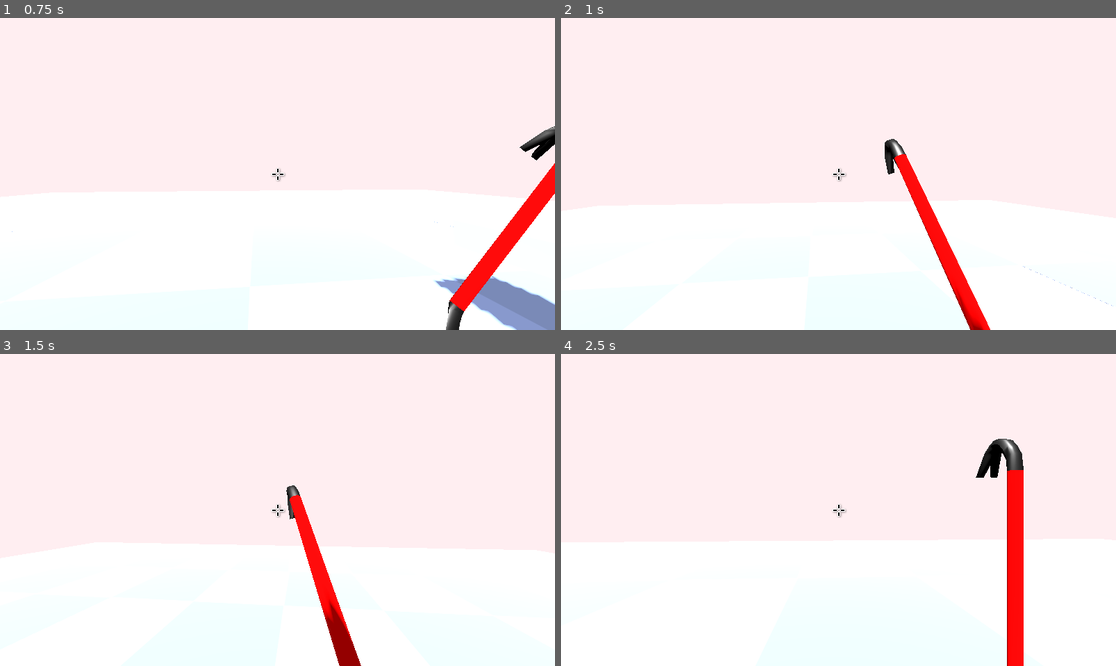
Above: before the commit, frames 1-4 (two rows, left to right).
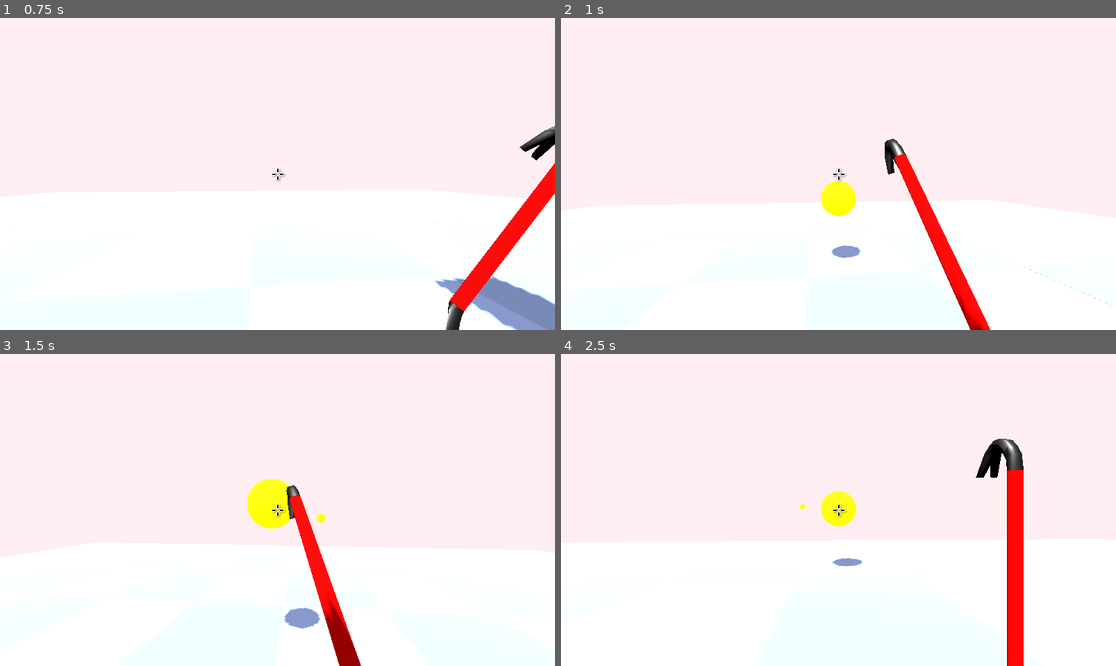
Above: after the commit, the same moments.

Repository: matousposp08/APCompSciGame
Game: Godot game, scene res://scenes/world.tscn
The game is run twice, just before and just after one commit, with the same random seed, the same clock (stepped at 60 frames per second) and the same inputs.
Inputs (mouse positions are in pixels of both pictures, inside the frame that each line leads up to):
- Up to frame 1 (0.75 s): move the mouse to (305, 174) at 0.52 s; press the mouse at (305, 174) at 0.53 s; hold W (move_forward) from 0.53 s (still down)
- Up to frame 2 (1 s): keep holding W (move_forward); tap Space (move_jump) at 0.77 s; tap E (magic, bound only after the commit) at 0.8 s
- Up to frame 3 (1.5 s): keep holding W (move_forward); move the mouse to (249, 510) at 1.27 s; release the mouse at (249, 510) at 1.28 s; tap E (magic, bound only after the commit) at 1.35 s
- Up to frame 4 (2.5 s): keep holding W (move_forward); tap Space (move_jump) at 1.52 s; click (810, 510) at 1.55 s; move the mouse to (849, 503) at 2.02 s; tap F (build) at 2.1 s; tap E (magic, bound only after the commit) at 2.3 s

Frame 1 is identical in both runs. In frame 2, 0.7% of the frame differs, in the area x 46-55%, y 52-78%; in frame 3, 1.3%, in the area x 44-59%, y 40-89%; in frame 4, 0.6%.

Commit message:
got fireball projectile working

Diff:
--- a/project.godot
+++ b/project.godot
@@ -75,3 +75,8 @@
 "events": [Object(InputEventKey,"resource_local_to_scene":false,"resource_name":"","device":-1,"window_id":0,"alt_pressed":false,"shift_pressed":false,"ctrl_pressed":false,"meta_pressed":false,"pressed":false,"keycode":0,"physical_keycode":70,"key_label":0,"unicode":102,"echo":false,"script":null)
 ]
 }
+magic={
+"deadzone": 0.5,
+"events": [Object(InputEventKey,"resource_local_to_scene":false,"resource_name":"","device":-1,"window_id":0,"alt_pressed":false,"shift_pressed":false,"ctrl_pressed":false,"meta_pressed":false,"pressed":false,"keycode":0,"physical_keycode":69,"key_label":0,"unicode":101,"echo":false,"script":null)
+]
+}
--- /dev/null
+++ b/scenes/player/fireball.tscn
@@ -0,0 +1,18 @@
+[gd_scene load_steps=4 format=3 uid="uid://colmv0gti4l0l"]
+
+[ext_resource type="Script" path="res://stuff/scripts/fireball.gd" id="1_odneo"]
+
+[sub_resource type="SphereMesh" id="SphereMesh_3w83p"]
+
+[sub_resource type="StandardMaterial3D" id="StandardMaterial3D_rqg4a"]
+albedo_color = Color(1, 0.462745, 0, 1)
+emission_enabled = true
+emission = Color(1, 0.52549, 0, 1)
+emission_energy_multiplier = 13.13
+
+[node name="fireball" type="Node3D"]
+script = ExtResource("1_odneo")
+
+[node name="MeshInstance3D" type="MeshInstance3D" parent="."]
+mesh = SubResource("SphereMesh_3w83p")
+surface_material_override/0 = SubResource("StandardMaterial3D_rqg4a")
--- a/scenes/player/player.gd
+++ b/scenes/player/player.gd
@@ -11,8 +11,9 @@
 @export var crouch_speed: float = 3.0
 
 
-
+var FIREBALL : PackedScene = preload('res://scenes/player/fireball.tscn')
 var BLOCK: PackedScene = preload('res://scenes/player/vertical_block.tscn')
+var instance
 
 var speed: float = base_speed
 var state: String = "normal"
@@ -41,6 +42,7 @@
 	update_camera(delta)
 	hit()
 	build()
+	fireball()
 	if Input.is_action_pressed("move_forward"):
 		if not isMoving:
 			isMoving = true
@@ -141,3 +143,10 @@
 		parts["head"].rotation_degrees.y -= event.relative.x * sensitivity
 		parts["head"].rotation_degrees.x -= event.relative.y * sensitivity
 		parts["head"].rotation.x = clamp(parts["head"].rotation.x, deg_to_rad(-90), deg_to_rad(90))
+
+func fireball() -> void:
+	if Input.is_action_just_pressed("magic"):
+		instance = FIREBALL.instantiate()
+		instance.position = $head.global_position
+		instance.transform.basis = $head.global_transform.basis
+		get_parent().add_child(instance)
--- a/scenes/player/player.tscn
+++ b/scenes/player/player.tscn
@@ -3,6 +3,33 @@
 [ext_resource type="Script" path="res://scenes/player/player.gd" id="1_u1w3t"]
 [ext_resource type="PackedScene" uid="uid://dvgwqpnepwrot" path="res://scenes/crowbar.glb" id="2_jdq2p"]
 [ext_resource type="Texture2D" uid="uid://c121wtswlrqas" path="res://stuff/aimer things/crosshair-icon-2048x2048-2clp4atl.png" id="5_cym7m"]
+
+[sub_resource type="Animation" id="Animation_bpp8w"]
+length = 0.001
+tracks/0/type = "value"
+tracks/0/imported = false
+tracks/0/enabled = true
+tracks/0/path = NodePath("head/crowbar:position")
+tracks/0/interp = 1
+tracks/0/loop_wrap = true
+tracks/0/keys = {
+"times": PackedFloat32Array(0),
+"transitions": PackedFloat32Array(1),
+"update": 0,
+"values": [Vector3(0.74, -0.254, -0.851)]
+}
+tracks/1/type = "value"
+tracks/1/imported = false
+tracks/1/enabled = true
+tracks/1/path = NodePath("head/crowbar:rotation")
+tracks/1/interp = 1
+tracks/1/loop_wrap = true
+tracks/1/keys = {
+"times": PackedFloat32Array(0),
+"transitions": PackedFloat32Array(1),
+"update": 0,
+"values": [Vector3(0, 0, 0)]
+}
 
 [sub_resource type="Animation" id="Animation_5n10e"]
 resource_name = "hit1"
@@ -32,37 +59,25 @@
 "values": [Vector3(0, 0, 0), Vector3(0, 0, -0.785398), Vector3(-0.83188, -0.290868, 0.552445), Vector3(-0.20797, -0.072717, 0.138111), Vector3(0, 0, 0)]
 }
 
-[sub_resource type="Animation" id="Animation_bpp8w"]
+[sub_resource type="AnimationLibrary" id="AnimationLibrary_32pe7"]
+_data = {
+"RESET": SubResource("Animation_bpp8w"),
+"hit1": SubResource("Animation_5n10e")
+}
+
+[sub_resource type="Animation" id="Animation_3degh"]
 length = 0.001
 tracks/0/type = "value"
 tracks/0/imported = false
 tracks/0/enabled = true
-tracks/0/path = NodePath("head/crowbar:position")
+tracks/0/path = NodePath(".:position")
 tracks/0/interp = 1
 tracks/0/loop_wrap = true
 tracks/0/keys = {
 "times": PackedFloat32Array(0),
 "transitions": PackedFloat32Array(1),
 "update": 0,
-"values": [Vector3(0.74, -0.254, -0.851)]
-}
-tracks/1/type = "value"
-tracks/1/imported = false
-tracks/1/enabled = true
-tracks/1/path = NodePath("head/crowbar:rotation")
-tracks/1/interp = 1
-tracks/1/loop_wrap = true
-tracks/1/keys = {
-"times": PackedFloat32Array(0),
-"transitions": PackedFloat32Array(1),
-"update": 0,
 "values": [Vector3(0, 0, 0)]
-}
-
-[sub_resource type="AnimationLibrary" id="AnimationLibrary_32pe7"]
-_data = {
-"RESET": SubResource("Animation_bpp8w"),
-"hit1": SubResource("Animation_5n10e")
 }
 
 [sub_resource type="Animation" id="Animation_saxjg"]
@@ -91,21 +106,6 @@
 tracks/0/interp = 1
 tracks/0/loop_wrap = true
 tracks/0/keys = PackedFloat32Array(0.00870516, 1, 0, 0, 0)
-
-[sub_resource type="Animation" id="Animation_3degh"]
-length = 0.001
-tracks/0/type = "value"
-tracks/0/imported = false
-tracks/0/enabled = true
-tracks/0/path = NodePath(".:position")
-tracks/0/interp = 1
-tracks/0/loop_wrap = true
-tracks/0/keys = {
-"times": PackedFloat32Array(0),
-"transitions": PackedFloat32Array(1),
-"update": 0,
-"values": [Vector3(0, 0, 0)]
-}
 
 [sub_resource type="AnimationLibrary" id="AnimationLibrary_36ogt"]
 _data = {
--- /dev/null
+++ b/stuff/scripts/fireball.gd
@@ -0,0 +1,13 @@
+extends Node3D
+
+const SPEED = 40
+
+@onready var mesh = $MeshInstance3D
+# Called when the node enters the scene tree for the first time.
+func _ready():
+	pass # Replace with function body.
+
+
+# Called every frame. 'delta' is the elapsed time since the previous frame.
+func _process(delta):
+	position += transform.basis * Vector3(0,0,-SPEED) * delta
Binary file added: scorch_03 copy.png
Not shown, added: scorch_03 copy.png.import
